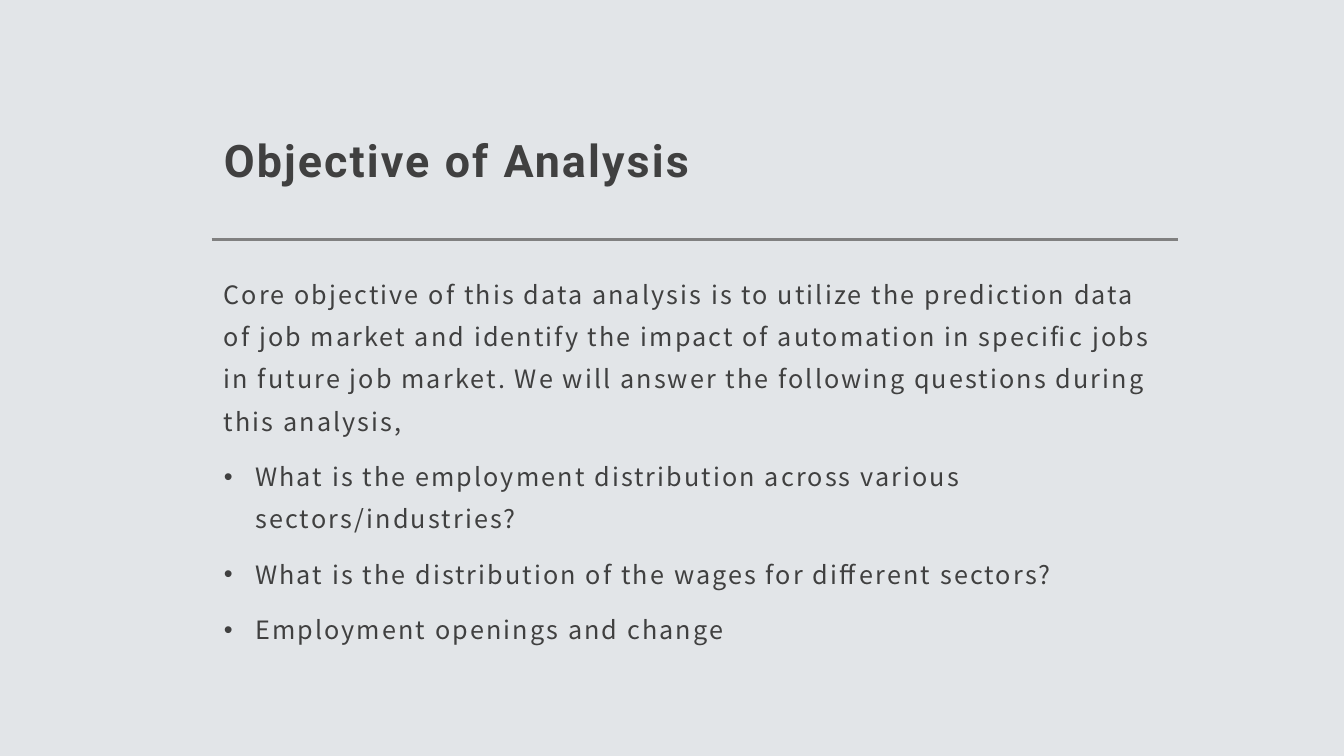
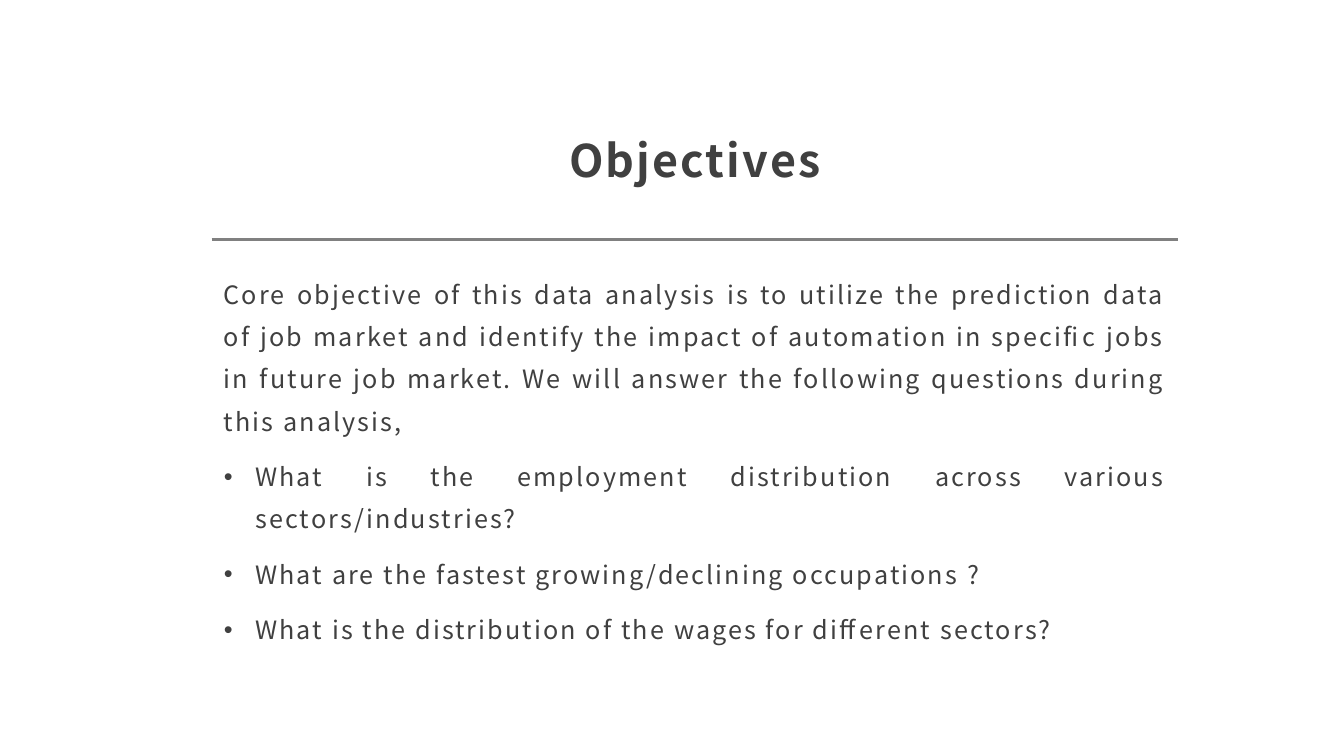
Before and after one commit to vinaya-kusuma/Project1, a slide deck: slide 4 of Project1.pptx (slide 2 before the commit). Drawn at 1344x756 pixels with LibreOffice and Linux fonts; fonts in the diff are those of the drawing. Boxes give left, top, right and bottom in pixels: in the first picture for what was removed or moved away, otherwise in the second. Text is boxed around its words. In the diff, an @@ line names an element or a change of style, - is before the commit and + after.

```diff
--- a/Project1.pptx
+++ b/Project1.pptx
@@ background #E2E5E8 to #FFFFFF @@
@@ title at (569,140,820,188): text changed; font Roboto to Noto Sans CJK JP @@
-Objective of Analysis
+Objectives
@@ text at (224,283,1163,645): alignment left to justified @@
@@ text at (255,563,957,590): paragraph added @@
+• What are the fastest growing/declining occupations ?
@@ text at (255,619,723,645): paragraph removed @@
-• Employment openings and change
```
Also in this commit, not shown: 9 other slides changed, 15 slides added, 7 slides removed.
